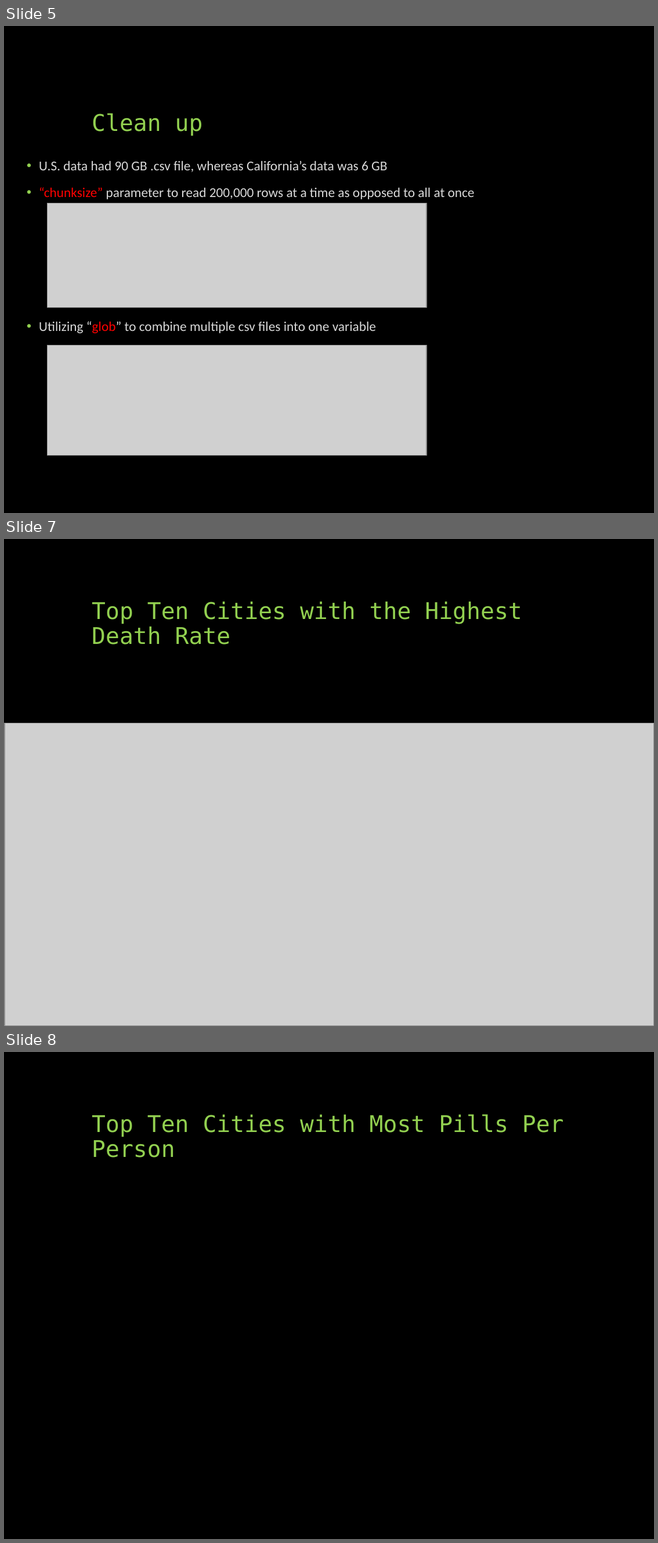
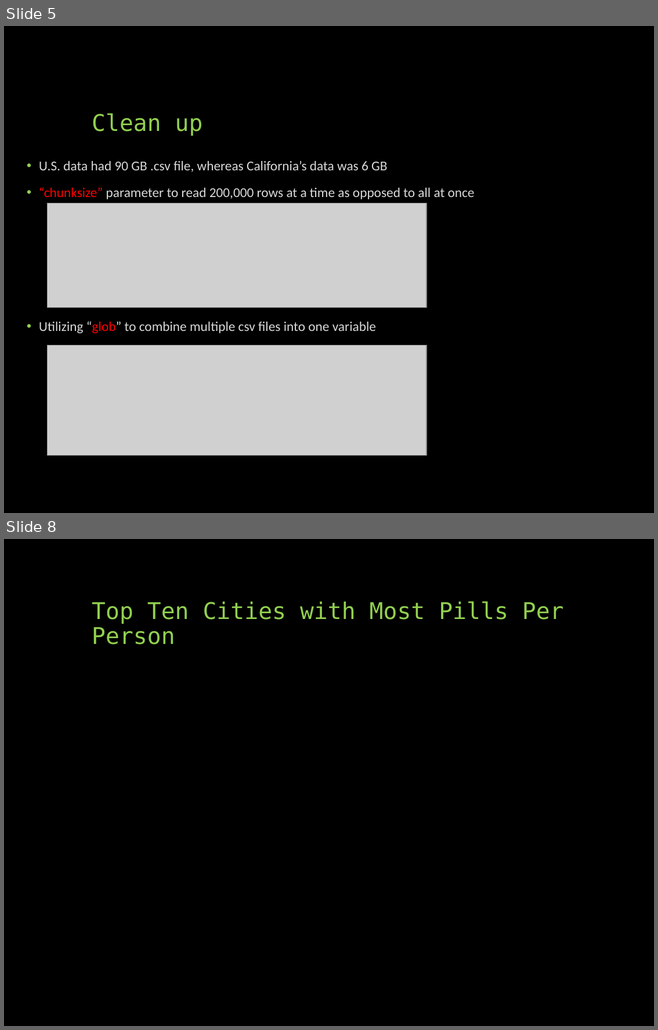
Before and after one commit to davidjaimes/pain-pills-in-the-usa, a slide deck: Prescription Pain Pills.pptx. Shown one above the other, each under a label of ours: slides 5, 7 and 8 before the commit, slides 5 and 8 after it; the slides between them are not shown. The pictures are 658x1543 and 658x1030 pixels, drawn with LibreOffice and Linux fonts; fonts in the diff are those of the drawing; grey boxes stand for pictures. Boxes give left, top, right and bottom in pixels: in the first picture for what was removed or moved away, otherwise in the second. Text is boxed around its words. In the diff, an @@ line names an element or a change of style, - is before the commit and + after.

Commit message:
Updated one of the slides, and the Death_V_Race code

```diff
--- a/Prescription Pain Pills.pptx
+++ b/Prescription Pain Pills.pptx
@@ slide 7 removed at (4, 539, 654, 1026), background #000000 @@
@@ title removed at (92, 602, 521, 645) @@
-Top Ten Cities with the Highest Death Rate
@@ picture removed at (5, 723, 654, 1026) @@
```
Also in this commit, not shown: 2 slides added, 2 other slides removed, 1 other file.
